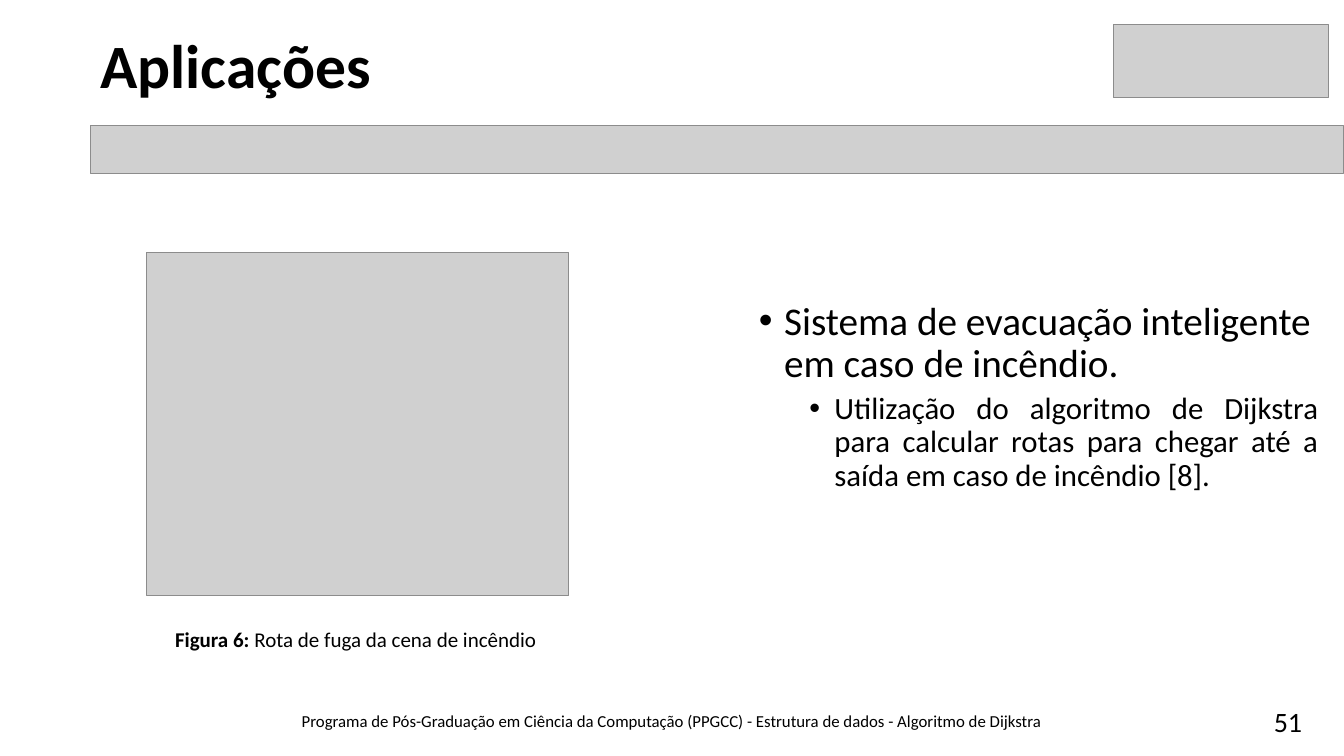
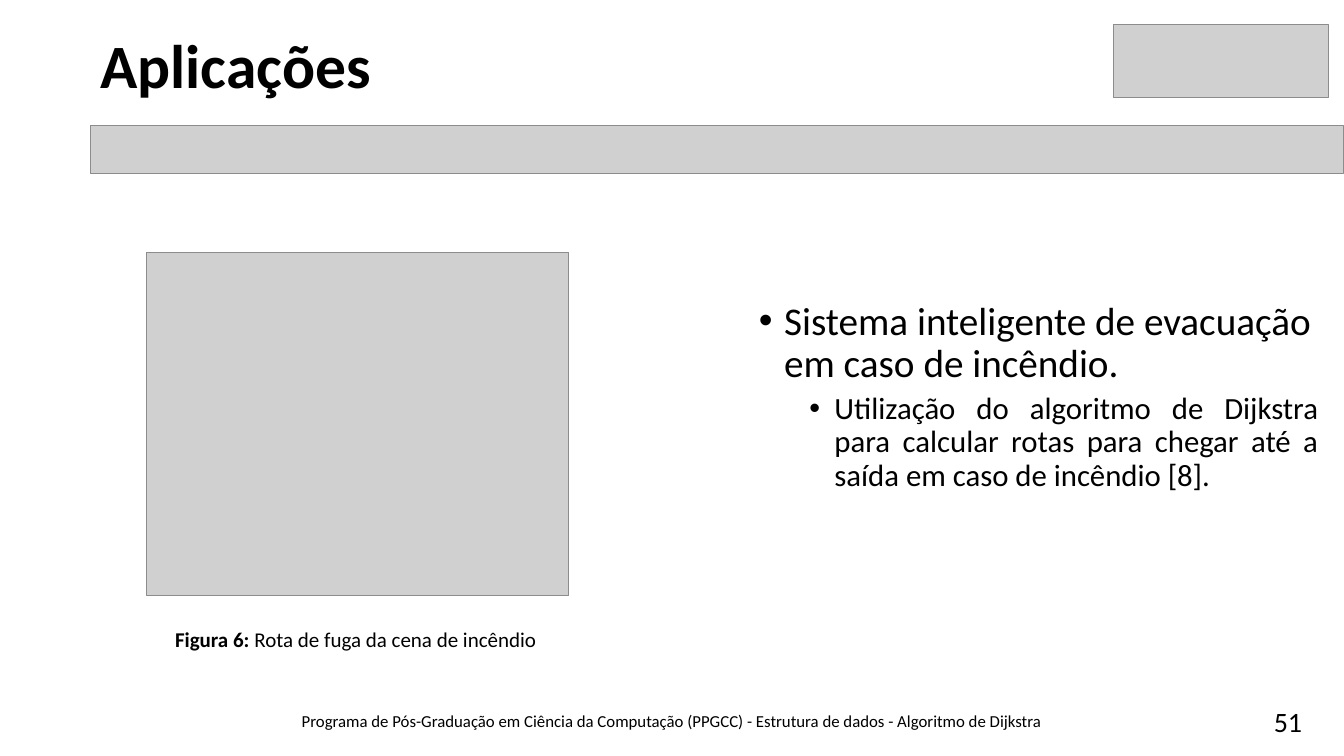
Before and after one commit to brunoslima/Dijkstra-Algorithm, a slide deck: slide 51 of Theory/Algoritmo-Dijkstra-BrunoLima.pptx. Drawn at 1344x756 pixels with LibreOffice and Linux fonts; fonts in the diff are those of the drawing; grey boxes stand for pictures. Boxes give left, top, right and bottom in pixels: in the first picture for what was removed or moved away, otherwise in the second. Text is boxed around its words. In the diff, an @@ line names an element or a change of style, - is before the commit and + after.

```diff
--- a/Theory/Algoritmo-Dijkstra-BrunoLima.pptx
+++ b/Theory/Algoritmo-Dijkstra-BrunoLima.pptx
@@ text at [784,307,1311,378]: text changed @@
-• Sistema de evacuação inteligente em caso de incêndio.
+• Sistema inteligente de evacuação em caso de incêndio.
```
Also in this commit, not shown: 3 other slides changed, 1 other file.
